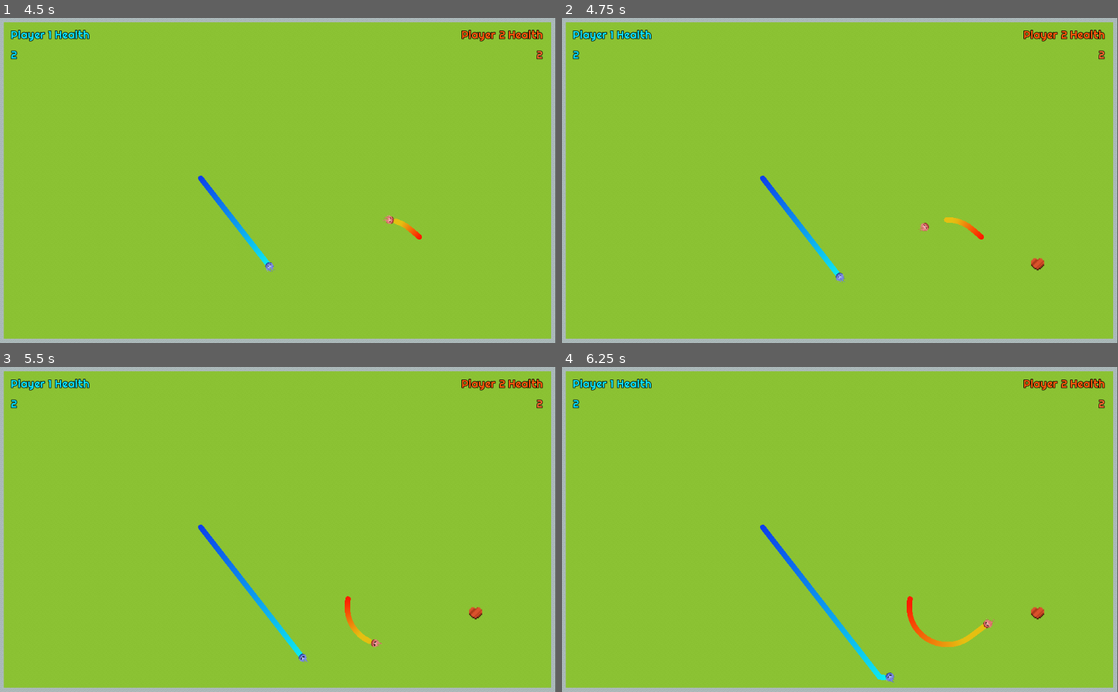
Above: before the commit, frames 1-4 (two rows, left to right).
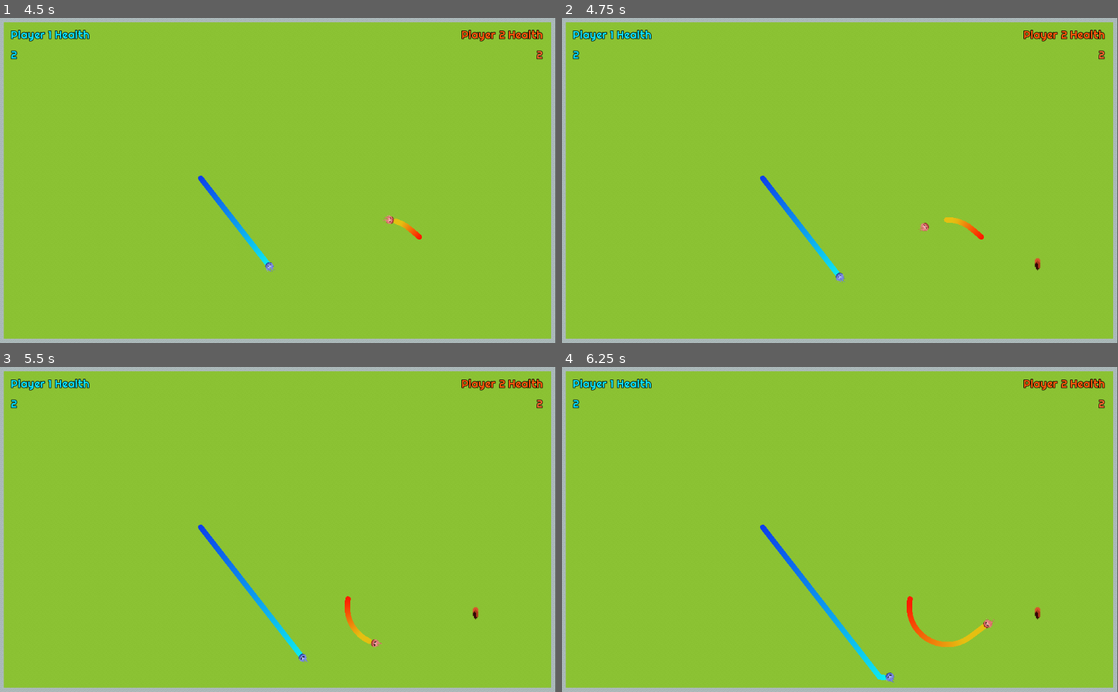
Above: after the commit, the same moments.

Repository: nrkroeker/wildfire
Game: Godot game, scene res://Main.tscn
The game is run twice, just before and just after one commit, with the same random seed, the same clock (stepped at 60 frames per second) and the same inputs. Sound files missing from this copy of the repository are replaced by a short silence.
Inputs:
- Up to frame 1 (4.5 s): click "START" at 0.5 s; tap Enter (ui_select) at 1.25, 1.52, 2.27, 3.77 s; hold Right (ui_right) 1.28-2.03 s; tap Space at 2 s; hold Down (ui_down) 2.03-2.78 s; hold Right (ui_right) 2.78-3.53 s; hold Up (ui_up) 3.53-4.28 s; hold Left (ui_left) from 4.28 s (still down)
- Up to frame 2 (4.75 s): keep holding Left (ui_left); tap Enter (ui_select) at 4.52 s
- Up to frame 3 (5.5 s): keep holding Left (ui_left); tap Enter (ui_select) at 5.27 s
- Up to frame 4 (6.25 s): release Left (ui_left) at 5.78 s; hold Down (ui_down) from 5.78 s (still down)

Frame 1 is identical in both runs. In frame 2, less than 0.1% of the frame differs, in the area x 84-87%, y 73-78%; in frame 3, less than 0.1%; in frame 4, less than 0.1%.

Commit message:
Attempt to add heart pickup sound

Diff:
--- a/godot/sprites/Item/Heart/Heart.gd
+++ b/godot/sprites/Item/Heart/Heart.gd
@@ -3,8 +3,8 @@
 onready var item_spawner = get_node('/root/Main/ItemSpawner')
 
 func _on_body_entered(body):
-
 	if body.get_name() == 'Flame':
+		$HeartPickupSound.play()
 		body.get_parent().add_health()
 		item_spawner.remove_heart()
 		queue_free()
--- a/godot/sprites/Item/Heart/Heart.tscn
+++ b/godot/sprites/Item/Heart/Heart.tscn
@@ -1,10 +1,11 @@
-[gd_scene load_steps=8 format=2]
+[gd_scene load_steps=9 format=2]
 
 [ext_resource path="res://sprites/Item/Heart/Heart.gd" type="Script" id=1]
 [ext_resource path="res://assets/heart/heart_1.png" type="Texture" id=2]
 [ext_resource path="res://assets/heart/heart_2.png" type="Texture" id=3]
 [ext_resource path="res://assets/heart/heart_3.png" type="Texture" id=4]
 [ext_resource path="res://assets/heart/heart_4.png" type="Texture" id=5]
+[ext_resource path="res://assets/audio/HeartPickup.wav" type="AudioStream" id=6]
 
 [sub_resource type="SpriteFrames" id=1]
 animations = [ {
@@ -24,8 +25,12 @@
 [node name="AnimatedSprite" type="AnimatedSprite" parent="."]
 position = Vector2( 0, 2.66666 )
 frames = SubResource( 1 )
+frame = 2
 playing = true
 
 [node name="CollisionShape2D" type="CollisionShape2D" parent="."]
 shape = SubResource( 2 )
+
+[node name="HeartPickupSound" type="AudioStreamPlayer2D" parent="."]
+stream = ExtResource( 6 )
 [connection signal="body_entered" from="." to="." method="_on_body_entered"]
Not shown, added: godot/assets/audio/HeartPickup.wav.import
Not shown, added: godot/assets/audio/HeartPickup.wav
